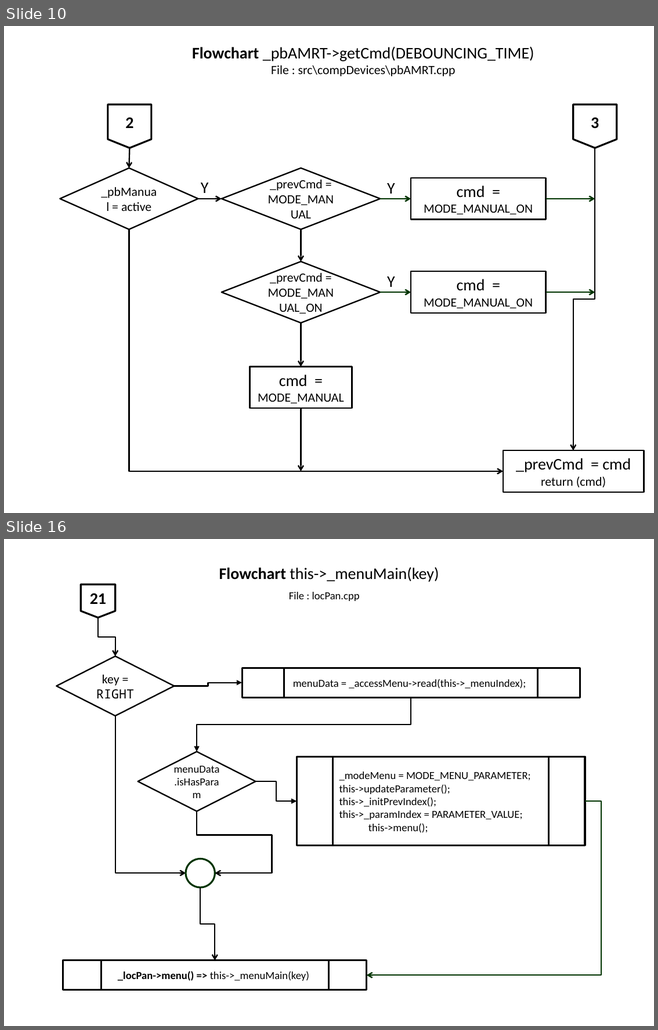
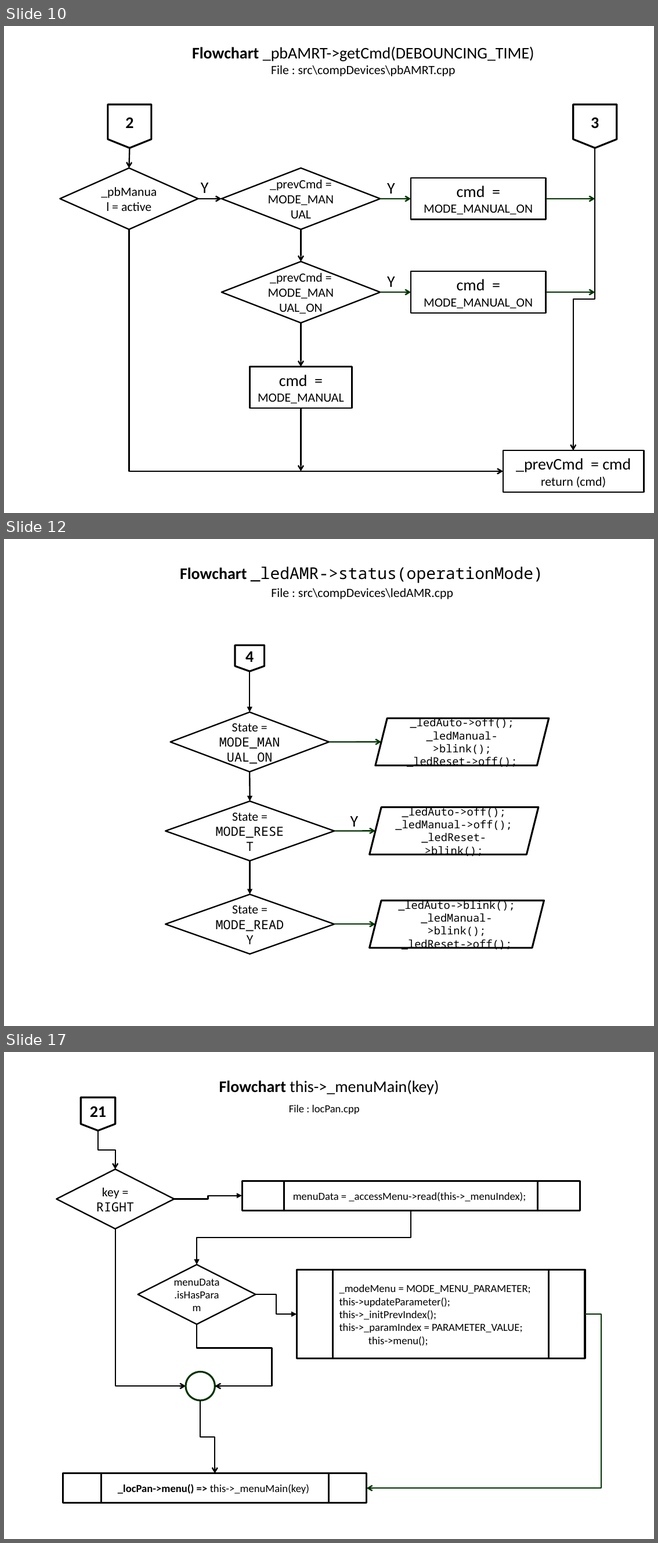
Before and after one commit to slametsampon/WFPS, a slide deck: resources/WFPS.pptx. Shown one above the other, each under a label of ours: slides 10 and 16 before the commit, slides 10, 12 and 17 after it; the slides between them are not shown. The pictures are 658x1030 and 658x1543 pixels, drawn with LibreOffice and Linux fonts; fonts in the diff are those of the drawing; background and template pictures are left out. Boxes give left, top, right and bottom in pixels: in the first picture for what was removed or moved away, otherwise in the second. Text is boxed around its words. In the diff, an @@ line names an element or a change of style, - is before the commit and + after.

Commit message:
update flowchart input/output

```diff
--- a/resources/WFPS.pptx
+++ b/resources/WFPS.pptx
@@ slide 12 added at box(4, 539, 654, 1026), background picture (left out) @@
@@ title added at box(180, 566, 543, 583), 18 pt, text #000000 @@
+Flowchart _ledAMR->status(operationMode)
@@ text added at box(271, 588, 453, 599), 14 pt, text #000000 @@
+File : src\compDevices\ledAMR.cpp
@@ flow chart offpage connector added at box(235, 646, 264, 671), outline #000000 2 pt, 18 pt, text #000000, bold @@
+4
@@ arrow added from (249, 671) to (249, 712), #000000 1.5 pt @@
@@ diamond added at box(170, 712, 329, 772), outline #000000 1.5 pt, 14 pt, text #000000 @@
+State = MODE_MANUAL_ON
@@ parallelogram added at box(375, 718, 549, 766), outline #000000 2 pt, 12 pt, text #000000 @@
+_ledAuto->off();
+_ledManual->blink();
+_ledReset->off();
@@ arrow added from (329, 743) to (381, 741), #003300 1.5 pt @@
@@ arrow added from (249, 772) to (249, 801), #000000 1.5 pt @@
@@ diamond added at box(165, 801, 334, 861), outline #000000 1.5 pt, 14 pt, text #000000 @@
+State = MODE_RESET
@@ text added at box(350, 816, 358, 827), 18 pt, text #000000 @@
+Y
@@ parallelogram added at box(369, 808, 538, 855), outline #000000 2 pt, 12 pt, text #000000 @@
+_ledAuto->off();
+_ledManual->off();
+_ledReset->blink();
@@ arrow added from (334, 831) to (375, 831), #003300 1.5 pt @@
@@ arrow added from (249, 861) to (249, 895), #000000 1.5 pt @@
@@ diamond added at box(165, 895, 334, 954), outline #000000 1.5 pt, 14 pt, text #000000 @@
+State = MODE_READY
@@ parallelogram added at box(369, 901, 544, 948), outline #000000 2 pt, 12 pt, text #000000 @@
+_ledAuto->blink();
+_ledManual->blink();
+_ledReset->off();
@@ arrow added from (334, 924) to (375, 924), #003300 1.5 pt @@
@@ what was slide 16 is now slide 17 @@
```
Also in this commit, not shown: 5 slides changed.
